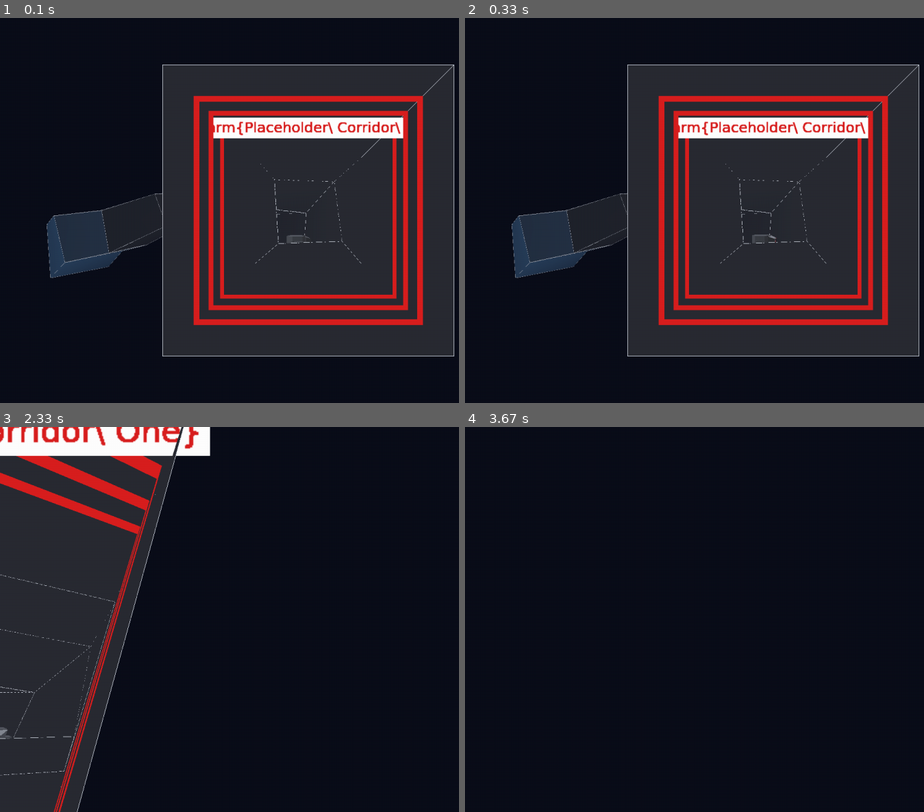
Above: before the commit, frames 1-4 (two rows, left to right).
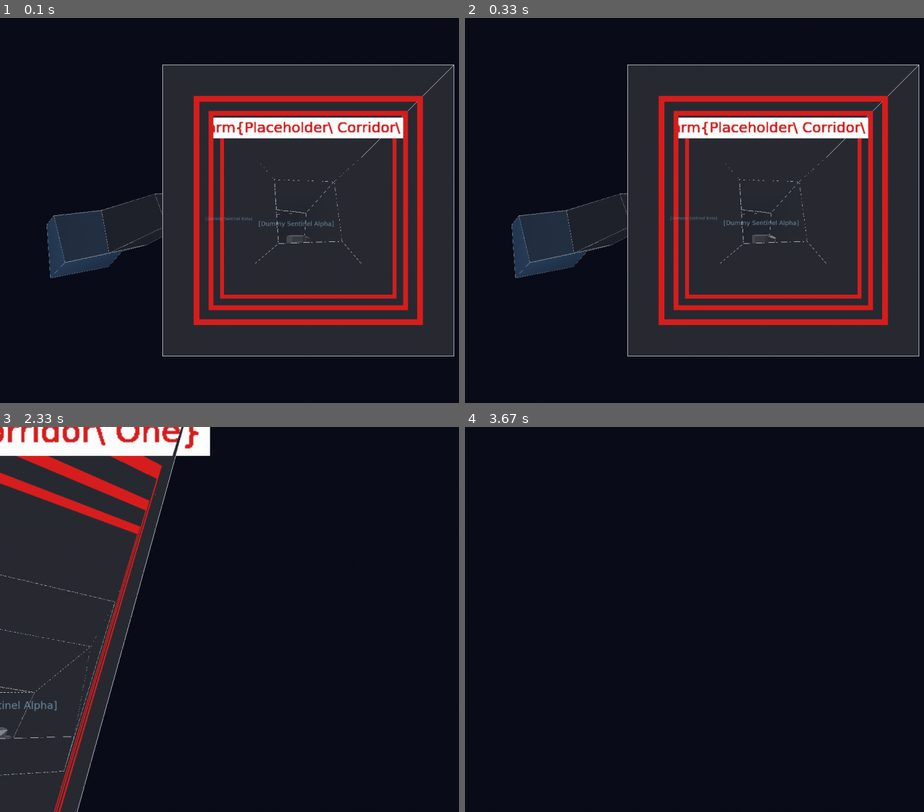
Above: after the commit, the same moments.

Repository: strulovitz/peaktogether-website
Game: pygame game, started from corridor_demo.py
Two runs of this game, one before a commit and one after it. Both use one fixed random seed, a clock stepped at 60 frames per second and the inputs below.
Inputs:
- Up to frame 1 (0.1 s): no input
- Up to frame 2 (0.33 s): no input
- Up to frame 3 (2.33 s): hold Right 0.33-0.8 s; hold Up 0.83-1.13 s; hold W 0.83-1.13 s; hold Right 1.17-1.63 s; hold D 1.17-1.63 s; tap F at 1.23, 1.53, 1.73, 2.03, 2.3 s; hold Left 1.67-2.2 s; hold A 1.67-2.2 s; hold Down from 2.23 s (still down); hold S from 2.23 s (still down)
- Up to frame 4 (3.67 s): tap E at 2.38, 3.55 s; release Down at 2.53 s; release S at 2.53 s; hold Up 2.57-2.97 s; hold W 2.57-2.97 s; tap F at 2.63, 2.93, 3.07, 3.47 s; hold Up 3-3.37 s; hold W 3-3.37 s; hold Right from 3.4 s (still down); hold D from 3.4 s (still down)

The runs differ from the first frame. In frame 1, 0.1% of the frame differs, in the area x 44-73%, y 51-58%; in frame 2, 0.1%; in frame 3, 0.1%; in frame 4, nothing differs.

Commit message:
Split robots into draw_robots() after flush_walls - fixes hologram clipped by translucent walls.

Diff:
--- a/corridor_builder.py
+++ b/corridor_builder.py
@@ -254,12 +254,20 @@
             r.update(dt, ship_position)
 
     def draw_world(self, camera_right, camera_up, texcache):
-        self._draw_tube_walls()      # queue translucent walls (shared rings, no gaps)
-        self._draw_chevrons()        # subtle mouth signage (dominant color)
+        """Phase 1: ONLY queue translucent walls + mouth chevrons.
+        Robots are NOT drawn here anymore — see draw_robots()."""
+        self._draw_tube_walls()
+        self._draw_chevrons()
+
+    def draw_robots(self, camera_right, camera_up, texcache):
+        """Phase 2b: draw robots (opaque hull + additive scanner/hologram).
+        MUST be called AFTER render.flush_walls() so the additive hologram
+        is not overpainted by the translucent walls."""
         for r in self._robots:
             r.draw(camera_right, camera_up, texcache)
 
     def draw_labels(self, camera_right, camera_up, texcache):
+        """Phase 3: title + defeat plaques. After robots."""
         self._draw_title(camera_right, camera_up, texcache)
         self._draw_plaques(camera_right, camera_up, texcache)
 
--- a/corridor_demo.py
+++ b/corridor_demo.py
@@ -71,9 +71,10 @@
         cam_right = render.ship_right(ship.q)
         cam_up    = render.ship_up(ship.q)
 
-        corridor.draw_world(cam_right, cam_up, texcache)        # 2. queue walls + robots
-        render.flush_walls(tuple(ship.pos.tolist()))            # 3. flush BEFORE billboards
-        corridor.draw_labels(cam_right, cam_up, texcache)       # 4. billboards
+        corridor.draw_world(cam_right, cam_up, texcache)    # 1. queue walls + chevrons
+        render.flush_walls(tuple(ship.pos.tolist()))        # 2. draw walls
+        corridor.draw_robots(cam_right, cam_up, texcache)   # 3. robots AFTER walls (hologram safe)
+        corridor.draw_labels(cam_right, cam_up, texcache)   # 4. title + plaques
 
         pygame.display.flip()
 
